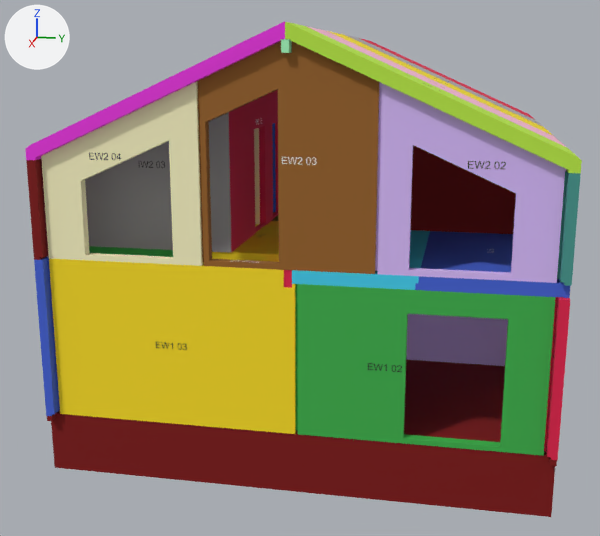
Two versions of the glTF model models/konstr-doroteya-el-04.glb, one commit apart.
Before and after are seen from a camera (50 mm lens) standing at (-42.31, -42.07, 6.33) and looking at (-60.34, -45.67, 1.82). The lights are fixed; the arrows at upper left show +X, +Y and +Z. The older version comes first. Vertices at exactly the same position are counted once.

Names of what the first picture shows: 'Component#42', 'EW1 02', 'EW1 03', 'EW2 02', 'EW2 03', 'EW2 04', 'F 01', 'IW1 02', 'IW2 01', 'IW2 03', 'IW2 05', 'R 01' and 16 more.
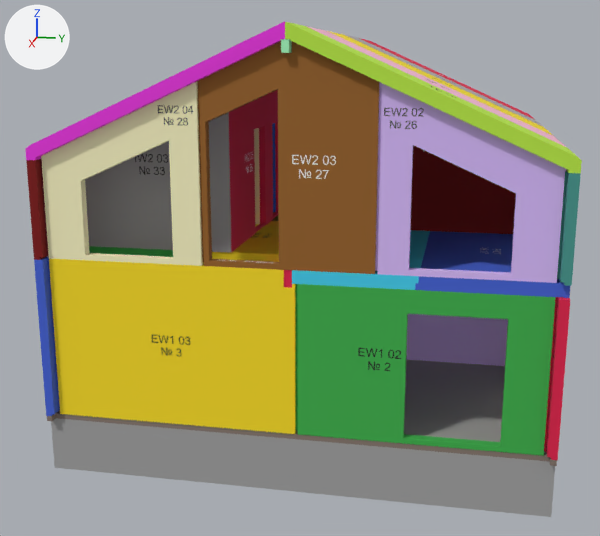
Diff of the bpy script that builds the scene:
```diff
--- a/models/konstr-doroteya-el-04.glb.py
+++ b/models/konstr-doroteya-el-04.glb.py
@@ mat_concr1 @@
+mat_concr1 = principled_material('CONCR1')
+mat_concr1.base_color = (0.624, 0.624, 0.61)  # light grey #cfcfcd
+mat_concr1.roughness = 0.85
@@ mat_zamqazka @@
+mat_zamqazka = principled_material('Zamqazka')
+mat_zamqazka.base_color = (0.342, 0.342, 0.319)  # grey #9e9e99
+mat_zamqazka.roughness = 0.85
@@ mat_concr @@
+mat_concr = principled_material('CONCR')
+mat_concr.base_color = (0.366, 0.366, 0.366)  # grey #a3a3a3
+mat_concr.roughness = 0.85
@@ mat_wood_veneer_1 @@
+mat_wood_veneer_1 = principled_material('Wood Veneer 1')
+mat_wood_veneer_1.base_color = (0.242, 0.188, 0.156)  # brown #87786e
+mat_wood_veneer_1.roughness = 0.85
@@ me_component_42 @@
 # used by ob_component_42; location = (0.0, 0.0, 0.0)
-me_component_42.from_pydata(...)  # 1705 vertices, 1777 faces; spans x -66.35..-55.23, y -49.36..-40.41, z -1.0..0.1
-me_component_42.materials.append(mat_mn_assembly_letters_light)  # white #f5f5f5
+me_component_42.from_pydata(...)  # 88 vertices, 196 faces; spans x -66.35..-55.23, y -49.36..-40.42, z -1.0..0.1
+# me_component_42 part 2: 96 faces spanning x -66.35..-55.23, y -49.36..-40.42, z 0.0..0.1 switch from mat_mn_assembly_15 (red #800000) to mat_wood_veneer_1 (brown #87786e)
+# me_component_42 part 3: 72 faces spanning x -64.3..-55.47, y -49.26..-40.52, z 0.0..0.1 switch from mat_mn_assembly_15 (red #800000) to mat_zamqazka (grey #9e9e99)
+# me_component_42 part 4: 26 faces spanning x -66.35..-55.37, y -49.36..-40.42, z -1.0..0.0 switch from mat_mn_assembly_15 (red #800000) to mat_concr (grey #a3a3a3)
+# edits to the shape of me_component_42 do not show in these pictures
+me_component_42.materials.append(mat_concr1)  # light grey #cfcfcd
@@ me_ew2_03 @@
 # used by ob_ew2_03; location = (0.0, 0.0, 0.0)
-me_ew2_03.from_pydata(...)  # 1071 vertices, 1461 faces; spans x -55.57..-55.36, y -46.37..-43.4, z 3.02..6.68
+me_ew2_03.from_pydata(...)  # 1452 vertices, 1818 faces; spans x -55.57..-55.36, y -46.37..-43.4, z 3.02..6.68
+# me_ew2_03 part 1: 268 vertices moved from x -55.54..-55.36, y -44.84..-43.84, z 4.76..4.93 to x -55.54..-55.36, y -44.78..-43.77, z 4.68..5.06; 135 vertices removed from x -55.54..-55.36, y -44.88..-43.98, z 4.76..4.92; 213 vertices added at x -55.54..-55.36, y -44.8..-43.88, z 4.54..5.06
+# other edits to the shape of me_ew2_03 do not show in these pictures
 me_ew2_03.materials.append(mat_mn_assembly_13)
```

Boxes [x1, y1, x2, y2] around the edits, measured in the pictures (600 x 536 px; the box of a moved part takes in the faces that stretch with it):
part 1 of me_ew2_03, moved or reshaped
    before: [288, 157, 317, 165]
    after: [292, 155, 329, 179]
part 2 of me_component_42, recoloured
    both: [47, 411, 557, 466]
part 3 of me_component_42, recoloured (lighter)
    both: [59, 359, 546, 453]
part 4 of me_component_42, recoloured (red to grey)
    both: [51, 418, 555, 517]
